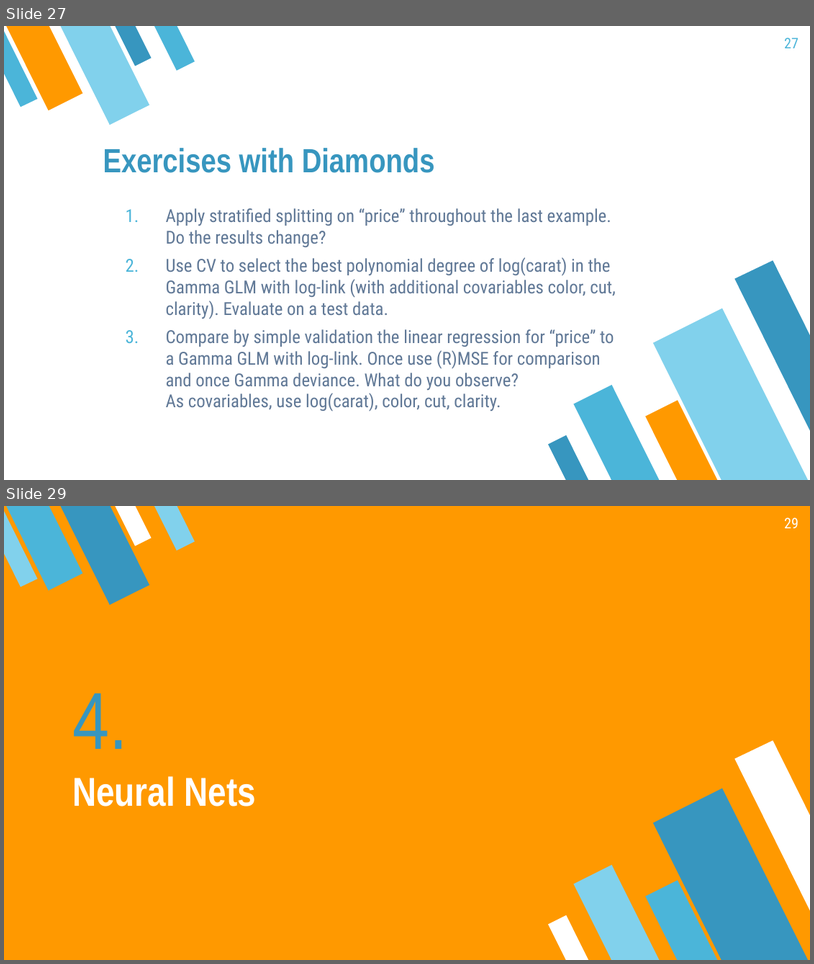
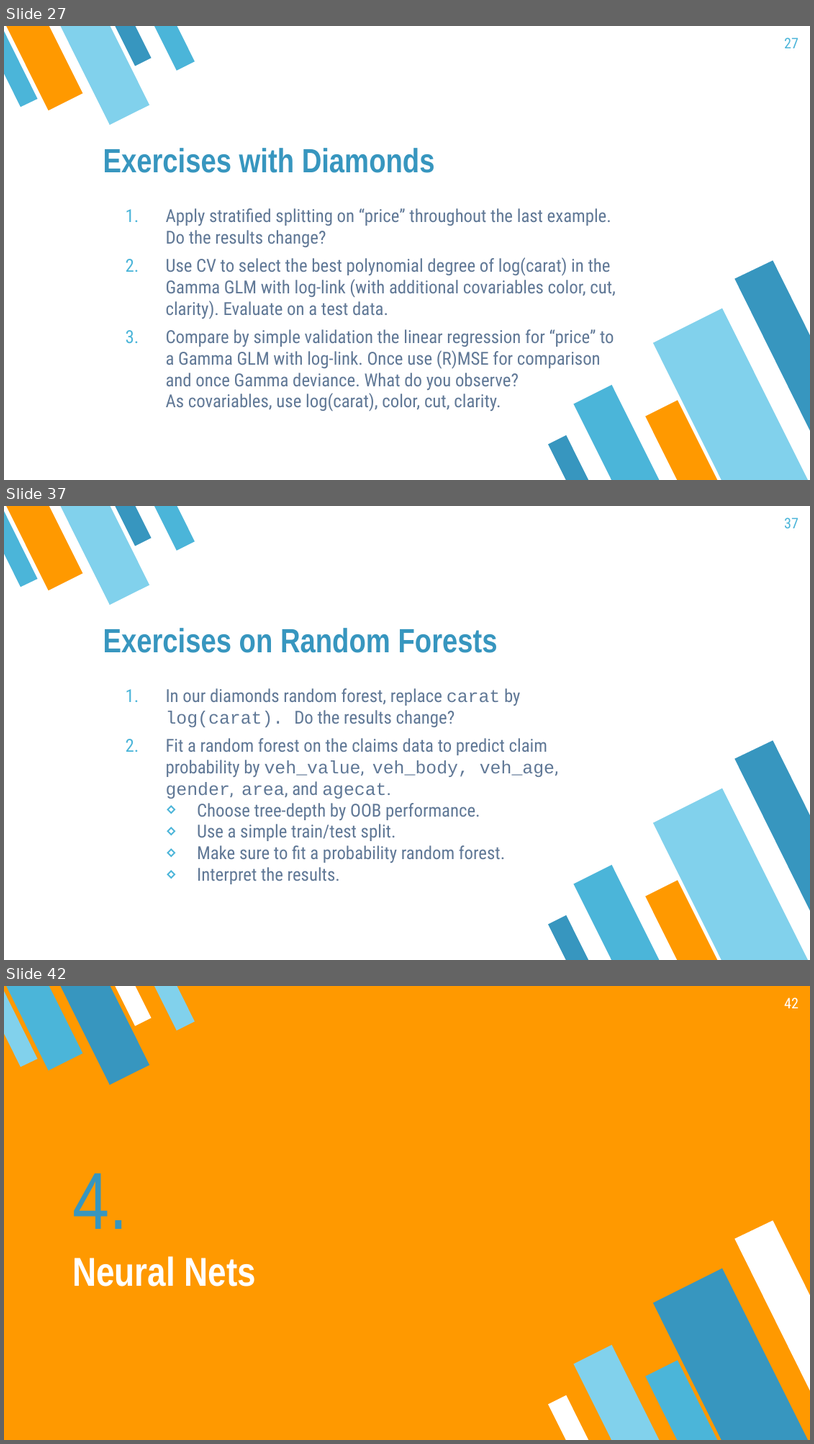
Before and after one commit to mayer79/ml_lecture, a slide deck: slides/DRAFT.pptx. Shown one above the other, each under a label of ours: slides 27 and 29 before the commit, slides 27, 37 and 42 after it; the slides between them are not shown. The pictures are 814x964 and 814x1444 pixels, drawn with LibreOffice and Linux fonts; fonts in the diff are those of the drawing. Boxes give left, top, right and bottom in pixels: in the first picture for what was removed or moved away, otherwise in the second. Text is boxed around its words. In the diff, an @@ line names an element or a change of style, - is before the commit and + after.

Commit message:
review and slides for tree chapter

```diff
--- a/slides/DRAFT.pptx
+++ b/slides/DRAFT.pptx
@@ slide 37 added at bbox=[4, 506, 810, 960], background #FFFFFF; not listed: 10 template elements that a slide beside it also shows @@
@@ page number added at bbox=[784, 518, 799, 528], 13 pt, text #4BB5D9 @@
+37
@@ title added at bbox=[103, 628, 498, 653], 30 pt, text #3796BF, bold @@
+Exercises on Random Forests
@@ text added at bbox=[166, 688, 558, 884], 16 pt, text #607896 @@
+1. In our diamonds random forest, replace carat by log(carat). Do the results change?
+2. Fit a random forest on the claims data to predict claim probability by veh_value, veh_body, veh_age, gender, area, and agecat.
+  ⋄ Choose tree-depth by OOB performance.
+  ⋄ Use a simple train/test split.
+  ⋄ Make sure to fit a probability random forest.
+  ⋄ Interpret the results.
@@ what was slide 29 is now slide 42 @@
@@ page number at bbox=[784, 998, 799, 1008]: text changed @@
-29
+42
```
Also in this commit, not shown: 3 slides changed, 12 other slides added, 3 other files.
